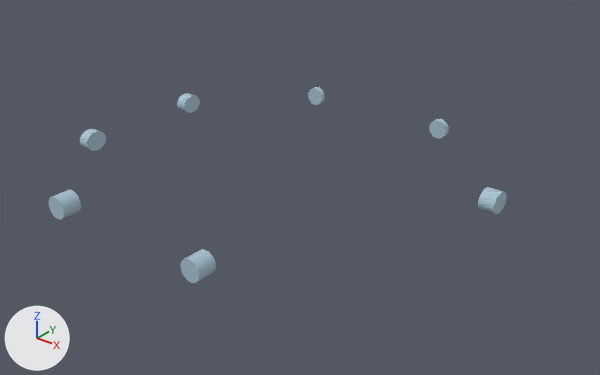
A saved change to the OBJ model ProyectoFinal/ProyectoFinal/Models/Merry/lounge/vidrios_ventanas.obj.
Before and after are seen from a 50 mm lens placed at (6.63, -11.04, 5.75), pointed at (-0.06, -2.67, 0.56). Lighting does not change. The marker at lower left points along +X, +Y and +Z. Where no turn or scale is listed for an object, it has been applied to the vertices.

The first picture shows 'vidrios_ventanas'.
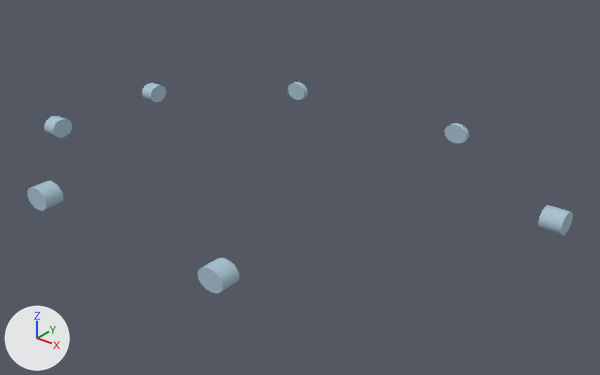
Pixel boxes (x1, y1, x2, y2) of what changed, in the pictures (600 x 375 px; the box of a moved part takes in the faces that stretch with it):
```json
{"object": "vidrios_ventanas", "change": "reshaped", "before": [48, 87, 507, 283], "after": [27, 82, 573, 293], "on screen": "19% wider, 8% taller"}
{"part": 1, "of": "me_vidrios_ventanas", "change": "moved or reshaped", "before": [429, 119, 449, 139], "after": [444, 123, 469, 144]}
{"part": 2, "of": "me_vidrios_ventanas", "change": "moved or reshaped", "before": [308, 87, 325, 105], "after": [288, 82, 308, 100]}
{"part": 3, "of": "me_vidrios_ventanas", "change": "moved or reshaped", "before": [177, 93, 200, 113], "after": [27, 181, 63, 211]}
{"part": 4, "of": "me_vidrios_ventanas", "change": "moved or reshaped", "before": [80, 129, 106, 151], "after": [197, 258, 240, 293]}
{"part": 5, "of": "me_vidrios_ventanas", "change": "moved or reshaped", "before": [48, 189, 81, 220], "after": [142, 83, 166, 102]}
{"part": 6, "of": "me_vidrios_ventanas", "change": "moved or reshaped", "before": [180, 249, 216, 283], "after": [44, 116, 72, 138]}
{"part": 7, "of": "me_vidrios_ventanas", "change": "moved or reshaped", "before": [478, 187, 507, 214], "after": [538, 205, 573, 235]}
```

Edits to the scene script, one JSON object a line:
```json
{"block": "me_vidrios_ventanas", "where": "me_vidrios_ventanas.from_pydata(...)  # 294 vertices, 420 faces; spans x -3.38..2.61, y -5.55..0.03, z 0.66..0.98"}
{"block": "me_vidrios_ventanas", "where": "# used by ob_vidrios_ventanas; location = (0.0, 0.0, 0.0)"}
{"block": "me_vidrios_ventanas", "change": "me_vidrios_ventanas part 1: the loose piece of 42 vertices spanning x 0.51..0.81, y -0.08..0.01, z 0.67..0.97 is scaled about its middle by (1.3, 1, 1), then moved by (0.32, 0.0, 0.0)"}
{"block": "me_vidrios_ventanas", "change": "me_vidrios_ventanas part 2: the loose piece of 42 vertices spanning x -1.96..-1.66, y -0.07..0.03, z 0.66..0.96 is scaled about its middle by (1.3, 1, 1), then moved by (-0.42, 0.0, 0.0)"}
{"block": "me_vidrios_ventanas", "change": "me_vidrios_ventanas part 3: the loose piece of 42 vertices spanning x -3.38..-3.2, y -1.88..-1.51, z 0.67..0.97 is multiplied about its middle by the matrix ((0.0, 1.128, 0.0), (-1.503, 0.0, 0.0), (0.0, 0.0, 1.059)), then moved by (1.08, -3.71, 0.0)"}
{"block": "me_vidrios_ventanas", "change": "me_vidrios_ventanas part 4: the loose piece of 42 vertices spanning x -3.38..-3.2, y -3.92..-3.56, z 0.66..0.96 is multiplied about its middle by the matrix ((0.0, 1.065, 0.0), (-1.494, 0.0, 0.0), (0.0, 0.0, 1.0)), then moved by (4.27, -1.67, 0.02)"}
{"block": "me_vidrios_ventanas", "change": "me_vidrios_ventanas part 5: the loose piece of 42 vertices spanning x -1.95..-1.63, y -5.54..-5.27, z 0.67..0.98 is multiplied about its middle by the matrix ((0.0, -0.865, 0.0), (1.153, 0.0, 0.0), (0.0, 0.0, 0.944)), then moved by (-2.36, 3.71, 0.0)"}
{"block": "me_vidrios_ventanas", "change": "me_vidrios_ventanas part 6: the loose piece of 42 vertices spanning x 0.51..0.81, y -5.55..-5.28, z 0.67..0.97 is multiplied about its middle by the matrix ((0.0, -0.87, 0.0), (1.221, 0.0, 0.0), (0.0, 0.0, 1.0)), then moved by (-4.82, 1.67, -0.02)"}
{"block": "me_vidrios_ventanas", "change": "me_vidrios_ventanas part 7: the loose piece of 42 vertices spanning x 2.39..2.61, y -2.01..-1.65, z 0.67..0.97 is scaled about its middle by (1.3, 1, 1), then moved by (0.87, 0.0, 0.0)"}
```
